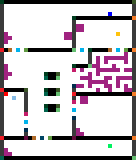
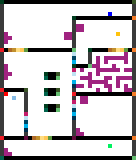
The second 136x160 image is a revision of the first. Changes to its layers:
removed layer "Layer 4" over [12, 48, 120, 140]
renamed "Layer 1" to "Layer 6", moved it above "Layer 5", painted on it over [12, 48, 124, 140]
renamed "Layer 3" to "Layer 5", painted on it over [12, 48, 124, 140]
